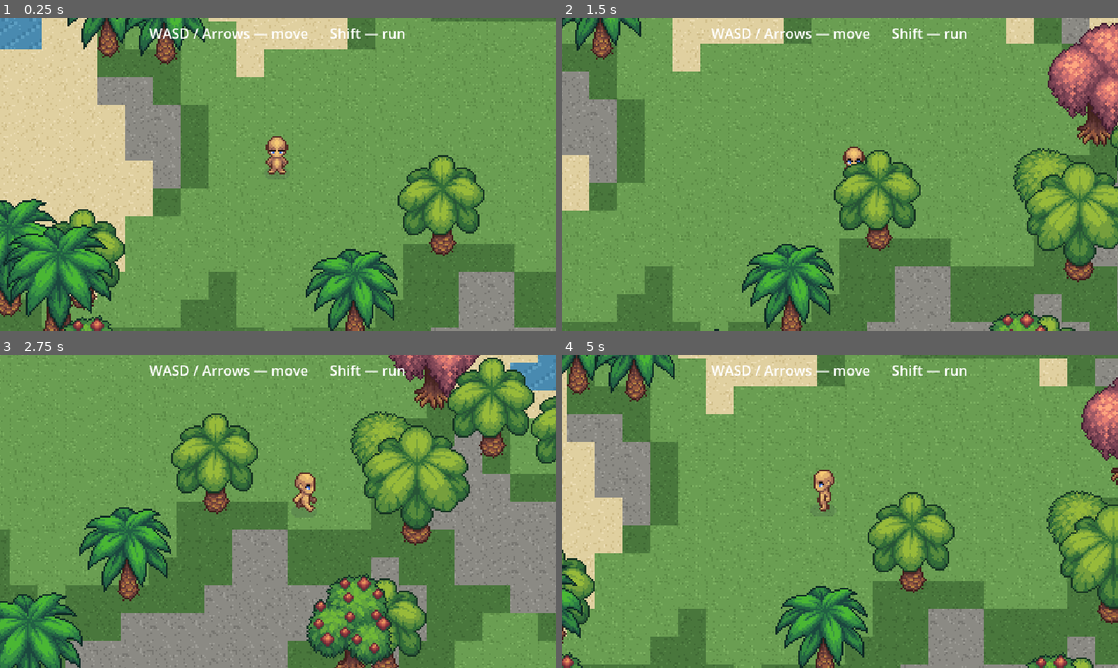
Above: before the commit, frames 1-4 (two rows, left to right).
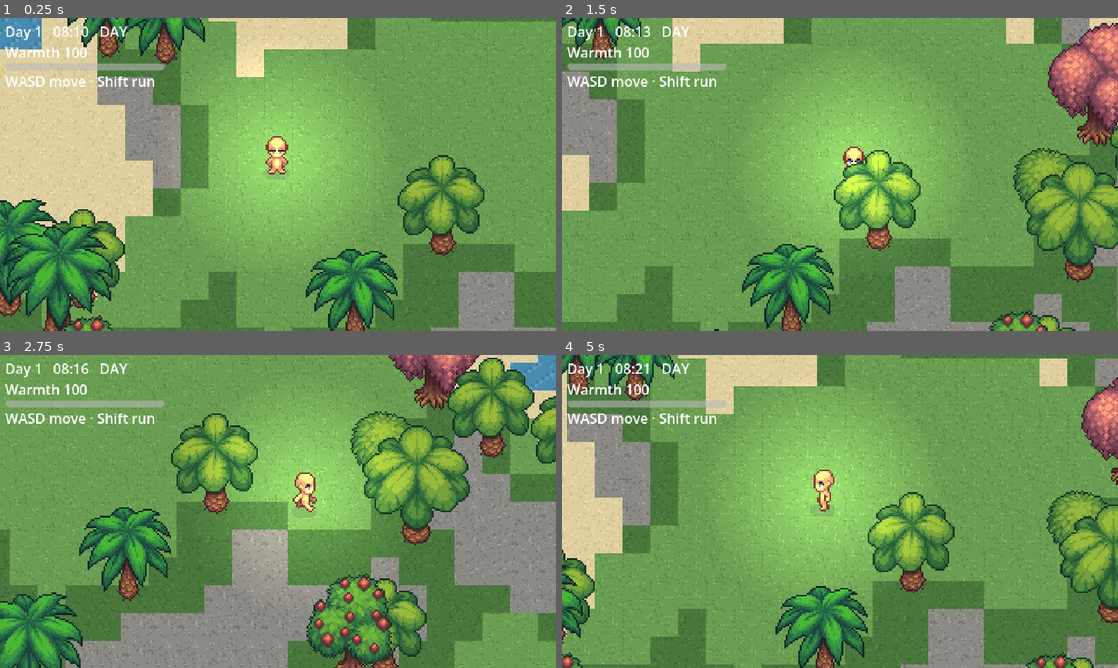
Above: after the commit, the same moments.

Repository: 1oscarhann/Project-Elden
Game: Godot game, scene res://scenes/main/Main.tscn
The game is run twice, just before and just after one commit, with the same random seed, the same clock (stepped at 60 frames per second) and the same inputs.
Inputs:
- Up to frame 1 (0.25 s): no input
- Up to frame 2 (1.5 s): tap Enter at 0.5 s; hold D (move_right) 0.53-1.28 s; hold Shift (run) 0.53-1.28 s; hold S (move_down) from 1.28 s (still down); tap Shift (run) at 1.35 s
- Up to frame 3 (2.75 s): release S (move_down) at 2.03 s; hold D (move_right) from 2.03 s (still down); hold Shift (run) from 2.03 s (still down)
- Up to frame 4 (5 s): release D (move_right) at 2.78 s; release Shift (run) at 2.78 s; hold W (move_up) 2.78-3.53 s; tap Shift (run) at 2.85, 4.35 s; hold Shift (run) 3.53-4.28 s; hold A (move_left) from 3.53 s (still down)

The runs differ from the first frame. In frame 1, 13% of the frame differs, in the area x 0-73%, y 2-72%; in frame 2, 13%; in frame 3, 12%; in frame 4, 13%.

Commit message:
Phase 3: day/night cycle, warmth stat and debug HUD
Time passes, the world shifts day -> dusk -> night -> dawn, and warmth drains
after dark. Sets up the campfire tension without building the campfire.

- scripts/globals/day_night.gd (autoload): owns time_of_day (0..1), the day
  counter and the phase, emitting ticked / phase_changed / day_passed.
  advance(fraction) is kept separate from _process so time can be stepped
  without waiting in real time. A full day is 600 real seconds by default.
- scripts/globals/game_state.gd (autoload): warmth drains at night and dusk,
  recovers by day, and is clamped to 0..100. Cold is a soft penalty by
  construction - speed_factor() eases to a floor of 0.6 and is asserted never
  to reach zero, and chill() drives a blue screen wash. Nothing kills anyone.
- The heat-source hook Phase 4 needs already exists: add_heat_source() /
  remove_heat_source() are all a campfire Area2D has to call, and being near
  heat overrides the clock. The warmth maths never learns what a campfire is.
- scripts/world/sky_tint.gd: a CanvasModulate sampling an exported Gradient at
  time_of_day, so the palette is data to be retuned rather than lerps buried in
  code. Night bottoms out around luminance 0.47 - cozy, not pitch black - and a
  PointLight2D on the player adds a soft lantern pool.
- scenes/ui/HUD.tscn: day, clock, phase, warmth bar and the cold overlay.
  Deliberately plain; real UI is Phase 10.

Also records the owner's decision that the dungeon pack's fire, doors and
chests may be used after all, but nothing else from it, so Phase 8 still needs
interior tile art.

Verified on Godot 4.7.stable under a virtual display: phase_at() correct across
the whole day, phase_changed firing exactly once per transition in the right
order with no spurious fires inside a phase, day_passed on rollover with
time_of_day wrapping, warmth draining at night and dusk and recovering by day,
a heat source reversing the night drain and the count never going negative,
speed never reaching zero at zero warmth, and night measurably darker than day
while staying readable.

Co-Authored-By: Claude Opus 5 <noreply@anthropic.com>
Claude-Session: https://claude.ai/code/session_01X54Gi8KLFhnSRdAs74NsCF

Diff:
--- a/project.godot
+++ b/project.godot
@@ -10,6 +10,12 @@
 config/description="A cozy 2D angled-top-down pixel-art island survival game. No permadeath, no combat."
 run/main_scene="res://scenes/main/Main.tscn"
 config/features=PackedStringArray("4.7", "GL Compatibility")
+
+[autoload]
+
+; DayNight must come first: GameState reads its phase in _ready.
+DayNight="*res://scripts/globals/day_night.gd"
+GameState="*res://scripts/globals/game_state.gd"
 
 [display]
 
--- a/scenes/main/Main.tscn
+++ b/scenes/main/Main.tscn
@@ -1,18 +1,10 @@
-[gd_scene load_steps=2 format=3]
+[gd_scene load_steps=3 format=3]
 
 [ext_resource type="PackedScene" path="res://scenes/main/World.tscn" id="world"]
+[ext_resource type="PackedScene" path="res://scenes/ui/HUD.tscn" id="hud"]
 
 [node name="Main" type="Node2D"]
 
 [node name="World" parent="." instance=ExtResource("world")]
 
-[node name="UI" type="CanvasLayer" parent="."]
-
-[node name="PhaseLabel" type="Label" parent="UI"]
-anchors_preset = 10
-anchor_right = 1.0
-offset_top = 6.0
-offset_bottom = 29.0
-grow_horizontal = 2
-text = "WASD / Arrows — move      Shift — run"
-horizontal_alignment = 1
+[node name="HUD" parent="." instance=ExtResource("hud")]
--- a/scenes/main/World.tscn
+++ b/scenes/main/World.tscn
@@ -1,6 +1,7 @@
-[gd_scene load_steps=17 format=3]
+[gd_scene load_steps=20 format=3]
 
 [ext_resource type="Script" path="res://scripts/world/world.gd" id="script_world"]
+[ext_resource type="Script" path="res://scripts/world/sky_tint.gd" id="script_sky"]
 [ext_resource type="Script" path="res://scripts/world/island_generator.gd" id="script_gen"]
 [ext_resource type="TileSet" path="res://assets/tiles/island_terrain.tres" id="tileset"]
 [ext_resource type="PackedScene" path="res://scenes/player/Player.tscn" id="player"]
@@ -15,6 +16,10 @@
 [ext_resource type="Texture2D" uid="uid://b0rlerx7d6wf6" path="res://assets/trees/Tree1.png" id="tree_8"]
 [ext_resource type="Texture2D" uid="uid://x3816ls6ydl1" path="res://assets/trees/Tree2.png" id="tree_9"]
 [ext_resource type="Texture2D" uid="uid://crf0hmaq7n152" path="res://assets/trees/Tree3.png" id="tree_10"]
+
+[sub_resource type="Gradient" id="sky_gradient"]
+offsets = PackedFloat32Array(0, 0.2, 0.27, 0.34, 0.7, 0.77, 0.86, 1)
+colors = PackedColorArray(0.4, 0.46, 0.7, 1, 0.42, 0.48, 0.72, 1, 0.92, 0.76, 0.7, 1, 1, 1, 1, 1, 1, 1, 1, 1, 1, 0.68, 0.42, 1, 0.42, 0.48, 0.72, 1, 0.4, 0.46, 0.7, 1)
 
 [sub_resource type="Resource" id="generator"]
 script = ExtResource("script_gen")
@@ -44,3 +49,7 @@
 y_sort_enabled = true
 
 [node name="Player" parent="Props" instance=ExtResource("player")]
+
+[node name="SkyTint" type="CanvasModulate" parent="."]
+script = ExtResource("script_sky")
+gradient = SubResource("sky_gradient")
--- a/scenes/player/Player.tscn
+++ b/scenes/player/Player.tscn
@@ -1,9 +1,21 @@
-[gd_scene load_steps=6 format=3]
+[gd_scene load_steps=8 format=3]
 
 [ext_resource type="Script" path="res://scripts/player/player.gd" id="script_player"]
 [ext_resource type="Script" path="res://scripts/player/player_camera.gd" id="script_camera"]
 [ext_resource type="SpriteFrames" path="res://scenes/player/player_frames.tres" id="frames_player"]
 [ext_resource type="Texture2D" uid="uid://caouxh8cvdqd4" path="res://assets/characters/shadow_single.png" id="tex_shadow"]
+
+[sub_resource type="Gradient" id="glow_falloff"]
+offsets = PackedFloat32Array(0, 1)
+colors = PackedColorArray(1, 1, 1, 1, 1, 1, 1, 0)
+
+[sub_resource type="GradientTexture2D" id="glow_texture"]
+gradient = SubResource("glow_falloff")
+width = 256
+height = 256
+fill = 1
+fill_from = Vector2(0.5, 0.5)
+fill_to = Vector2(1, 0.5)
 
 [sub_resource type="RectangleShape2D" id="shape_feet"]
 size = Vector2(16, 8)
@@ -32,3 +44,10 @@
 zoom = Vector2(2, 2)
 position_smoothing_enabled = true
 position_smoothing_speed = 6.0
+
+[node name="Glow" type="PointLight2D" parent="."]
+position = Vector2(0, -10)
+color = Color(1, 0.91, 0.74, 1)
+energy = 0.5
+texture = SubResource("glow_texture")
+texture_scale = 0.55
--- /dev/null
+++ b/scenes/ui/HUD.tscn
@@ -0,0 +1,42 @@
+[gd_scene load_steps=2 format=3]
+
+[ext_resource type="Script" path="res://scripts/ui/hud.gd" id="script_hud"]
+
+[node name="HUD" type="CanvasLayer"]
+script = ExtResource("script_hud")
+
+[node name="ColdOverlay" type="ColorRect" parent="."]
+anchors_preset = 15
+anchor_right = 1.0
+anchor_bottom = 1.0
+grow_horizontal = 2
+grow_vertical = 2
+color = Color(0.35, 0.55, 1, 0)
+mouse_filter = 2
+
+[node name="Readout" type="VBoxContainer" parent="."]
+anchors_preset = 0
+offset_left = 6.0
+offset_top = 4.0
+offset_right = 190.0
+offset_bottom = 70.0
+theme_override_constants/separation = 1
+
+[node name="Clock" type="Label" parent="Readout"]
+layout_mode = 2
+text = "Day 1   08:00   DAY"
+
+[node name="WarmthLabel" type="Label" parent="Readout"]
+layout_mode = 2
+text = "Warmth 100"
+
+[node name="Warmth" type="ProgressBar" parent="Readout"]
+custom_minimum_size = Vector2(120, 8)
+layout_mode = 2
+max_value = 100.0
+value = 100.0
+show_percentage = false
+
+[node name="Hint" type="Label" parent="Readout"]
+layout_mode = 2
+text = "WASD move · Shift run"
--- /dev/null
+++ b/scripts/globals/day_night.gd
@@ -0,0 +1,78 @@
+extends Node
+
+## The in-game clock. Owns time-of-day, the day counter and the current phase.
+##
+## Autoload. Nothing polls it in _process — visuals and stats connect to its
+## signals instead, so the clock stays the single source of truth for time.
+
+enum Phase { DAWN, DAY, DUSK, NIGHT }
+
+## Fired every frame the clock advances. Carries time_of_day in 0..1.
+signal ticked(time_of_day: float)
+signal phase_changed(phase: Phase)
+signal day_passed(day_number: int)
+
+## Phase boundaries as fractions of a day, ascending. Night is the implicit
+## remainder: it wraps past 1.0 back round to 0.0.
+const DAWN_START := 0.22
+const DAY_START := 0.30
+const DUSK_START := 0.72
+const NIGHT_START := 0.80
+
+## Real seconds for one whole in-game day. 10 minutes is comfortable to test.
+@export var day_length_seconds := 600.0
+## Where a fresh game starts — mid-morning, so there's a full day before dark.
+@export_range(0.0, 1.0) var start_time_of_day := 0.34
+@export var paused := false
+
+var time_of_day := 0.0
+var day := 1
+var phase := Phase.DAY
+
+
+func _ready() -> void:
+	time_of_day = start_time_of_day
+	phase = phase_at(time_of_day)
+
+
+func _process(delta: float) -> void:
+	if paused or day_length_seconds <= 0.0:
+		return
+	advance(delta / day_length_seconds)
+
+
+## Push the clock on by a fraction of a day. Kept separate from _process so
+## tests and debug keys can step time without waiting in real time.
+func advance(fraction: float) -> void:
+	time_of_day += fraction
+	while time_of_day >= 1.0:
+		time_of_day -= 1.0
+		day += 1
+		day_passed.emit(day)
+	var next := phase_at(time_of_day)
+	if next != phase:
+		phase = next
+		phase_changed.emit(phase)
+	ticked.emit(time_of_day)
+
+
+static func phase_at(t: float) -> Phase:
+	if t < DAWN_START:
+		return Phase.NIGHT
+	if t < DAY_START:
+		return Phase.DAWN
+	if t < DUSK_START:
+		return Phase.DAY
+	if t < NIGHT_START:
+		return Phase.DUSK
+	return Phase.NIGHT
+
+
+## 24-hour readout for the debug HUD.
+func clock_text() -> String:
+	var minutes := int(time_of_day * 24.0 * 60.0)
+	return "%02d:%02d" % [minutes / 60, minutes % 60]
+
+
+func phase_name() -> String:
+	return Phase.keys()[phase]
--- /dev/null
+++ b/scripts/globals/game_state.gd
@@ -0,0 +1,108 @@
+extends Node
+
+## Player stats. Warmth today; health and hunger land in later phases.
+##
+## Autoload. Warmth is deliberately a *soft* stat — running out slows the player
+## down and tints the screen, and that is all. There is no death in this game.
+
+signal warmth_changed(warmth: float)
+## Fires only on the transition, so listeners don't have to diff it themselves.
+signal cold_changed(is_cold: bool)
+
+const MAX_WARMTH := 100.0
+
+@export_group("Warmth rates, per second")
+@export var night_drain := 4.0
+@export var dusk_drain := 1.5
+@export var day_regen := 8.0
+## Regained while inside a heat source, at any time of day.
+@export var heat_regen := 20.0
+
+@export_group("Cold penalty")
+## At or below this warmth the player counts as cold.
+@export_range(0.0, 100.0) var cold_threshold := 40.0
+## Movement multiplier at zero warmth. Never 0 — cold is a nuisance, not a wall.
+@export_range(0.1, 1.0) var min_speed_factor := 0.6
+
+var warmth := MAX_WARMTH
+
+## How many heat sources currently contain the player. Phase 4's campfire just
+## calls add/remove on its area signals, so none of the warmth maths below ever
+## needs to know what a campfire is.
+var _heat_sources := 0
+## Mirrors DayNight's phase. Cached from the signal rather than polled, and
+## re-synced in _ready in case the clock moved before we connected.
+var _phase := DayNight.Phase.DAY
+var _was_cold := false
+
+
+func _ready() -> void:
+	_phase = DayNight.phase
+	DayNight.phase_changed.connect(_on_phase_changed)
+
+
+func _process(delta: float) -> void:
+	var rate := warmth_rate()
+	if rate != 0.0:
+		set_warmth(warmth + rate * delta)
+
+
+## Current warmth change per second. Being near heat always wins over the clock.
+func warmth_rate() -> float:
+	if is_warmed():
+		return heat_regen
+	match _phase:
+		DayNight.Phase.NIGHT:
+			return -night_drain
+		DayNight.Phase.DUSK:
+			return -dusk_drain
+		_:
+			return day_regen
+
+
+func set_warmth(value: float) -> void:
+	var clamped := clampf(value, 0.0, MAX_WARMTH)
+	if is_equal_approx(clamped, warmth):
+		return
+	warmth = clamped
+	warmth_changed.emit(warmth)
+	var cold := is_cold()
+	if cold != _was_cold:
+		_was_cold = cold
+		cold_changed.emit(cold)
+
+
+func is_warmed() -> bool:
+	return _heat_sources > 0
+
+
+func is_cold() -> bool:
+	return warmth <= cold_threshold
+
+
+## 1.0 when comfortable, easing to min_speed_factor as warmth reaches zero.
+## The player multiplies its speed by this.
+func speed_factor() -> float:
+	if not is_cold() or cold_threshold <= 0.0:
+		return 1.0
+	return lerpf(min_speed_factor, 1.0, warmth / cold_threshold)
+
+
+## Coldness as 0..1 for tinting. 0 = comfortable, 1 = frozen through.
+func chill() -> float:
+	if not is_cold() or cold_threshold <= 0.0:
+		return 0.0
+	return 1.0 - warmth / cold_threshold
+
+
+## Called by heat sources as the player enters and leaves their radius.
+func add_heat_source() -> void:
+	_heat_sources += 1
+
+
+func remove_heat_source() -> void:
+	_heat_sources = maxi(0, _heat_sources - 1)
+
+
+func _on_phase_changed(phase: DayNight.Phase) -> void:
+	_phase = phase
--- a/scripts/player/player.gd
+++ b/scripts/player/player.gd
@@ -53,7 +53,9 @@
 	if input == Vector2.ZERO:
 		velocity = velocity.move_toward(Vector2.ZERO, friction * delta)
 		return
-	var speed := run_speed if running else walk_speed
+	# Cold is a soft penalty: GameState.speed_factor() eases toward a floor, it
+	# never reaches zero.
+	var speed: float = (run_speed if running else walk_speed) * GameState.speed_factor()
 	velocity = velocity.move_toward(input * speed, acceleration * delta)
 
 
--- /dev/null
+++ b/scripts/ui/hud.gd
@@ -0,0 +1,36 @@
+extends CanvasLayer
+
+## Debug HUD: day, clock, phase and warmth. Deliberately plain — real UI polish
+## is Phase 10. Lives on its own CanvasLayer so the world's day/night tint and
+## the cold overlay never wash out the text.
+
+## Overlay colour applied as the player gets cold.
+@export var cold_tint := Color(0.35, 0.55, 1.0)
+@export_range(0.0, 1.0) var cold_tint_max_alpha := 0.35
+
+@onready var _clock: Label = $Readout/Clock
+@onready var _warmth_label: Label = $Readout/WarmthLabel
+@onready var _warmth_bar: ProgressBar = $Readout/Warmth
+@onready var _overlay: ColorRect = $ColdOverlay
+
+
+func _ready() -> void:
+	DayNight.ticked.connect(_on_ticked)
+	GameState.warmth_changed.connect(_on_warmth_changed)
+	GameState.cold_changed.connect(_on_cold_changed)
+	_on_ticked(DayNight.time_of_day)
+	_on_warmth_changed(GameState.warmth)
+
+
+func _on_ticked(_time_of_day: float) -> void:
+	_clock.text = "Day %d   %s   %s" % [DayNight.day, DayNight.clock_text(), DayNight.phase_name()]
+
+
+func _on_warmth_changed(warmth: float) -> void:
+	_warmth_bar.value = warmth
+	_warmth_label.text = "Warmth %d%s" % [int(warmth), "  (by the fire)" if GameState.is_warmed() else ""]
+	_overlay.color = Color(cold_tint, GameState.chill() * cold_tint_max_alpha)
+
+
+func _on_cold_changed(is_cold: bool) -> void:
+	_warmth_bar.modulate = Color(0.6, 0.8, 1.0) if is_cold else Color.WHITE
--- /dev/null
+++ b/scripts/world/sky_tint.gd
@@ -0,0 +1,19 @@
+extends CanvasModulate
+
+## Tints the whole world by time of day.
+##
+## The palette lives in an exported Gradient rather than lerp maths buried in
+## code, so the look can be retuned by dragging colour stops. Night deliberately
+## bottoms out well above black — this is a cozy game, not a horror one.
+
+@export var gradient: Gradient
+
+
+func _ready() -> void:
+	DayNight.ticked.connect(_on_ticked)
+	_on_ticked(DayNight.time_of_day)
+
+
+func _on_ticked(time_of_day: float) -> void:
+	if gradient != null:
+		color = gradient.sample(time_of_day)
Not shown, added: scripts/globals/day_night.gd.uid
Not shown, added: scripts/globals/game_state.gd.uid
Not shown, added: scripts/ui/hud.gd.uid
Not shown, added: scripts/world/sky_tint.gd.uid
Not shown, changed: CLAUDE.md
Not shown, changed: docs/ASSETS.md
Not shown, changed: docs/ROADMAP.md
Not shown, removed: scenes/ui/.gitkeep
Not shown, removed: scripts/globals/.gitkeep
Not shown, removed: scripts/ui/.gitkeep
